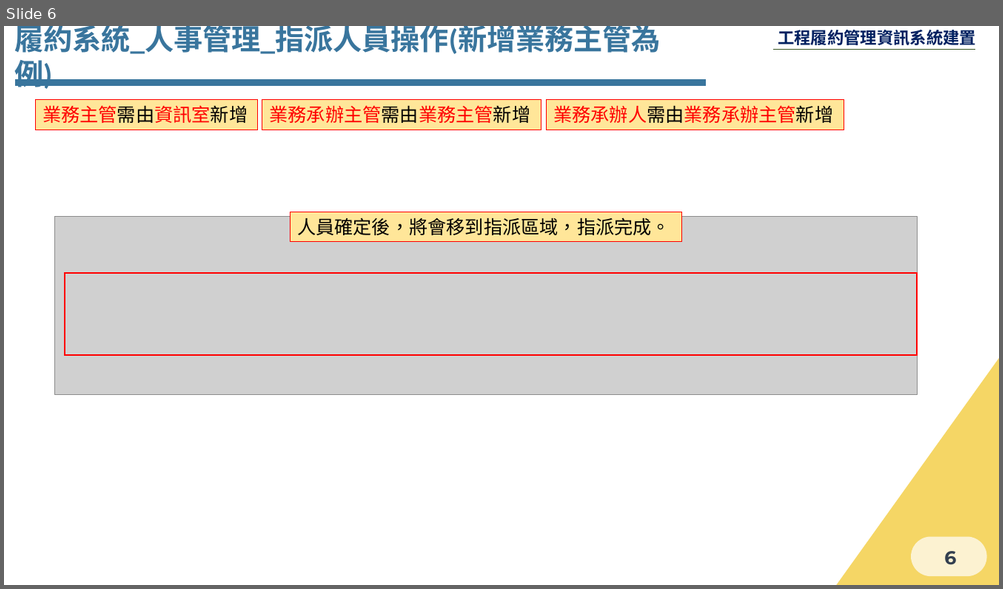
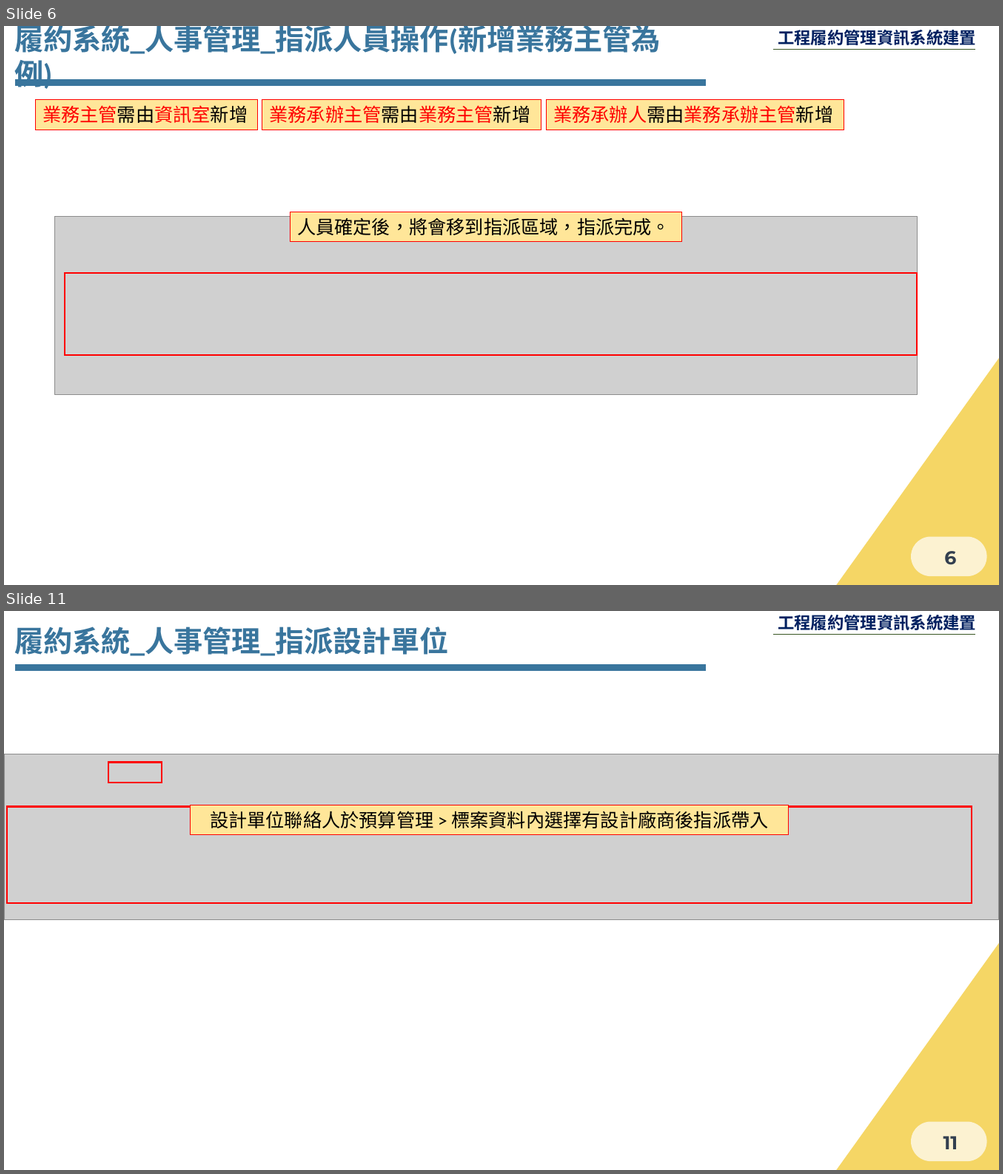
Before and after one commit to Menigo/SunriseDocument, a slide deck: 人事管理.pptx. Shown one above the other, each under a label of ours: slide 6 before the commit, slides 6 and 11 after it; the slides between them are not shown. The pictures are 1003x589 and 1003x1174 pixels, drawn with LibreOffice and Linux fonts; fonts in the diff are those of the drawing; grey boxes stand for pictures; background and template pictures are left out. Boxes give left, top, right and bottom in pixels: in the first picture for what was removed or moved away, otherwise in the second. Text is boxed around its words. In the diff, an @@ line names an element or a change of style, - is before the commit and + after.

```diff
--- a/人事管理.pptx
+++ b/人事管理.pptx
@@ slide 11 added at (4,611,999,1170), background #FFFFFF; not listed: 8 template elements that a slide beside it also shows @@
@@ text added at (14,627,449,656), 28 pt, text #39759D, bold @@
+履約系統_人事管理_指派設計單位
@@ line added from (15, 668) to (706, 668), #39759D 6 pt @@
@@ picture added at (4,755,999,920) @@
@@ rectangle added at (108,763,162,783), outline #FF0000 1.5 pt @@
@@ rectangle added at (7,806,971,903), outline #FF0000 1.5 pt @@
@@ rectangle added at (190,805,788,834), fill #FFE699, outline #FF0000 0.75 pt, 18 pt, text #000000 @@
+設計單位聯絡人於預算管理 > 標案資料內選擇有設計廠商後指派帶入
```
Also in this commit, not shown: 4 other slides added.
